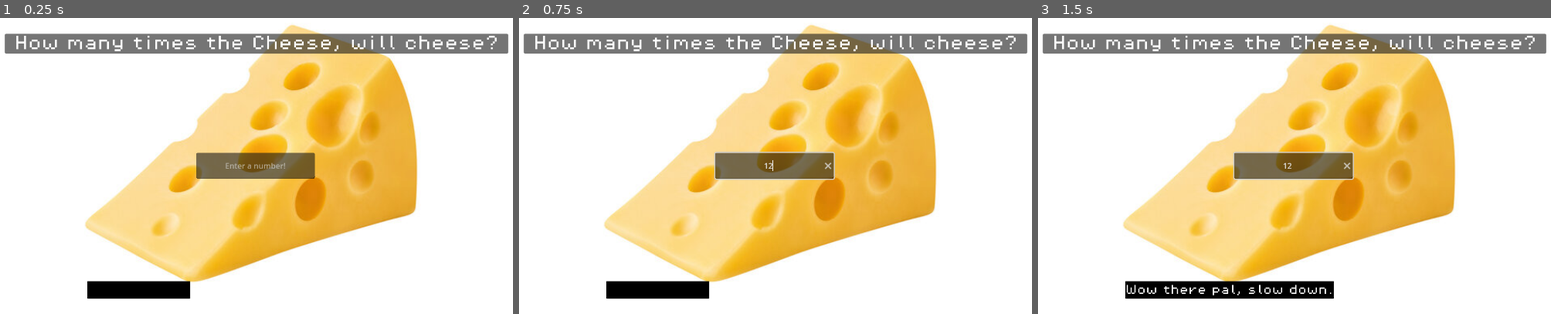
Above: before the commit, frames 1-3 (left to right).
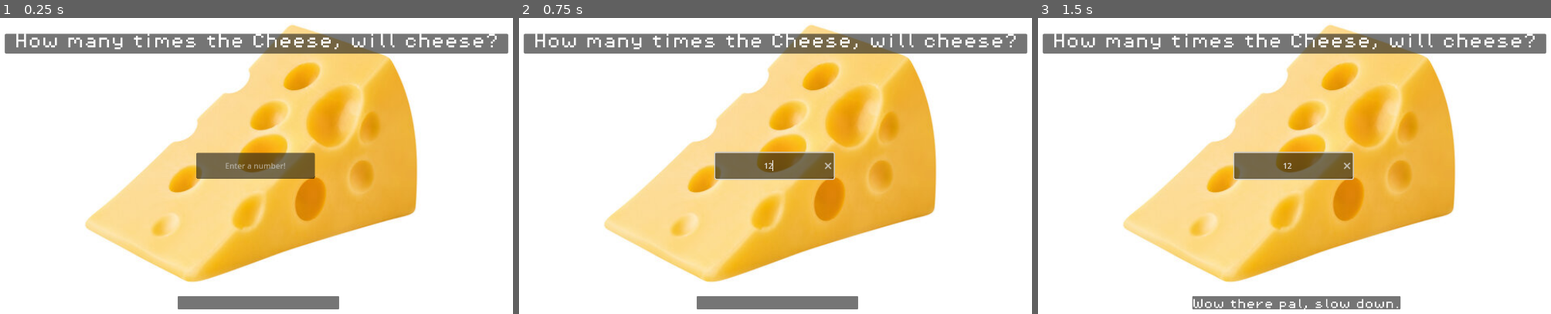
Above: after the commit, the same moments.

Repository: 3005iwkrtnk/guessing-game
Game: Godot game, scene res://scenes/rng.tscn
Same seed, same stepped clock (60 frames per second), same inputs: the game is played once before the commit and once after it.
Inputs (mouse positions are in pixels of both pictures, inside the frame that each line leads up to):
- Up to frame 1 (0.25 s): no input
- Up to frame 2 (0.75 s): click (775, 166) at 0.52 s; type "12" at 0.6 s
- Up to frame 3 (1.5 s): tap Enter at 1.25 s

The runs differ from the first frame. In frame 1, 4.1% of the frame differs, in the area x 3-97%, y 5-99%; in frame 2, 4.1%; in frame 3, 5.2%.

Commit message:
Working UI

Diff:
--- a/scenes/rng.tscn
+++ b/scenes/rng.tscn
@@ -18,7 +18,7 @@
 zoom = Vector2(1.5, 1.5)
 
 [node name="White screen" type="Sprite2D" parent="."]
-position = Vector2(-0.999985, -2.99999)
+position = Vector2(-20, -7)
 scale = Vector2(5.84589, 4.35859)
 texture = ExtResource("2_qqg40")
 
@@ -36,17 +36,14 @@
 
 [node name="MarginContainer" type="MarginContainer" parent="Cheese display"]
 layout_mode = 2
+size_flags_horizontal = 4
+size_flags_vertical = 0
 theme_override_constants/margin_left = 20
 theme_override_constants/margin_right = 20
 theme_override_constants/margin_bottom = 5
 
 [node name="GridContainer" type="GridContainer" parent="Cheese display/MarginContainer"]
 layout_mode = 2
-
-[node name="Panel" type="Panel" parent="Cheese display/MarginContainer/GridContainer"]
-layout_mode = 2
-theme = SubResource("Theme_0hmiu")
-theme_override_styles/panel = SubResource("StyleBoxFlat_oi4sk")
 
 [node name="cheese times" type="Label" parent="Cheese display/MarginContainer/GridContainer"]
 layout_mode = 2
@@ -55,22 +52,36 @@
 [node name="CanvasLayer" type="CanvasLayer" parent="."]
 
 [node name="Continues Container" type="PanelContainer" parent="CanvasLayer"]
-offset_left = 428.0
-offset_top = 952.0
-offset_right = 748.0
-offset_bottom = 1006.0
+anchors_preset = 7
+anchor_left = 0.5
+anchor_top = 1.0
+anchor_right = 0.5
+anchor_bottom = 1.0
+offset_left = -251.0
+offset_top = -82.0
+offset_right = 251.0
+offset_bottom = -41.0
+grow_horizontal = 2
+grow_vertical = 0
 theme = ExtResource("3_oi4sk")
 
-[node name="GridContainer" type="GridContainer" parent="CanvasLayer/Continues Container"]
+[node name="MarginContainer" type="MarginContainer" parent="CanvasLayer/Continues Container"]
+layout_mode = 2
+size_flags_horizontal = 4
+size_flags_vertical = 8
+
+[node name="GridContainer" type="GridContainer" parent="CanvasLayer/Continues Container/MarginContainer"]
 layout_mode = 2
 
-[node name="Panel2" type="Panel" parent="CanvasLayer/Continues Container"]
+[node name="Panel2" type="Panel" parent="CanvasLayer/Continues Container/MarginContainer/GridContainer"]
 layout_mode = 2
 theme = SubResource("Theme_0hmiu")
 theme_override_styles/panel = SubResource("StyleBoxFlat_oi4sk")
 
-[node name="Continues display" type="Label" parent="CanvasLayer/Continues Container"]
+[node name="Continues display" type="Label" parent="CanvasLayer/Continues Container/MarginContainer/GridContainer"]
 layout_mode = 2
+size_flags_horizontal = 4
+size_flags_vertical = 8
 
 [node name="LineEdit" type="LineEdit" parent="."]
 offset_left = -126.0
--- a/scripts/guessing-game-script.gd
+++ b/scripts/guessing-game-script.gd
@@ -1,14 +1,14 @@
 extends Node
 
 
-@onready var continues_display: Label = $"CanvasLayer/Continues Container/Continues display"
+@onready var continues_display: Label = $"CanvasLayer/Continues Container/MarginContainer/GridContainer/Continues display"
 @onready var line_edit: LineEdit = $LineEdit
 @onready var button: Button = $Button
 
 
 var rng = RandomNumberGenerator.new()
 
-var scene_number = rng.randi_range(10, 10)
+var scene_number = rng.randi_range(1, 25)
 
 var half_number = int(scene_number / 2)
 
@@ -32,7 +32,7 @@
 		continues = continues -1
 		continues_display.text = 'A little, too much? Perhaps... Continues: ' + str(continues)
 	if continues <= 0:
-		button_visibility()
+		button_visibility() # Calls the function everytime the player runs out of continues
 		continues_display.text = "The Cheese, chees’ndt. Good luck next time!"
 
 
@@ -53,7 +53,6 @@
 
 # Hides the button when the player have continues
 
-
 func button_visibility():
 	if continues > 0:
 		button.hide()
